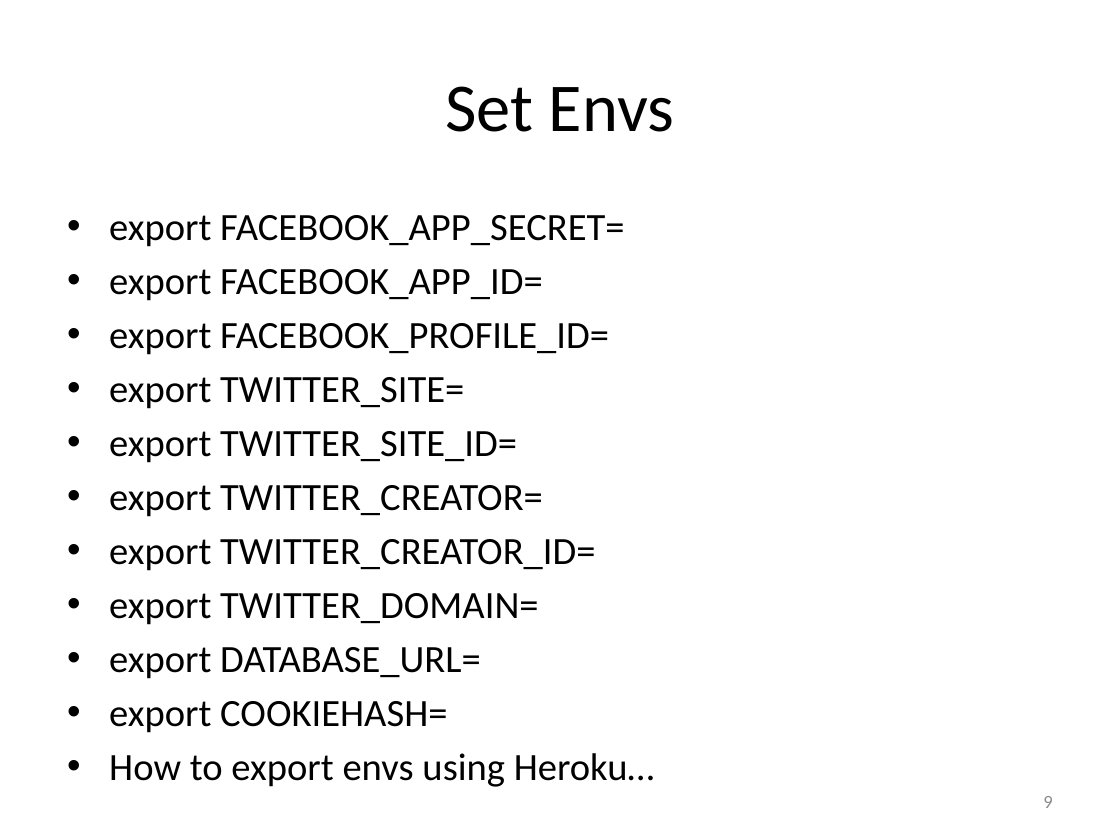
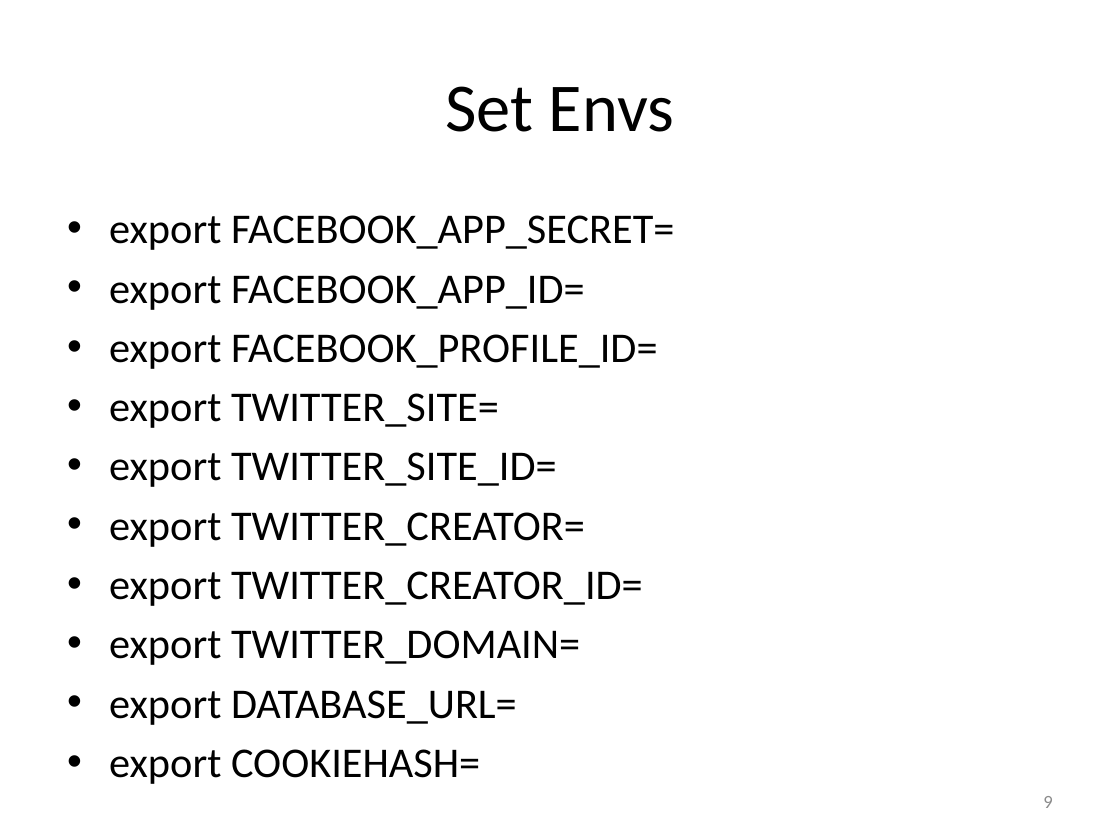
Before and after one commit to vightel/FloodMapsWorkshop, a slide deck: slide 9 of FloodMappingWorkshopII.pptx. Drawn at 1120x840 pixels with LibreOffice and Linux fonts; fonts in the diff are those of the drawing. Boxes give left, top, right and bottom in pixels: in the first picture for what was removed or moved away, otherwise in the second. Text is boxed around its words. In the diff, an @@ line names an element or a change of style, - is before the commit and + after.

```diff
--- a/FloodMappingWorkshopII.pptx
+++ b/FloodMappingWorkshopII.pptx
@@ text "export FACEBOOK_APP_SECRET=" at box(109, 215, 675, 725): size 24.8 to 27.2 pt @@
@@ text at box(109, 753, 654, 787): paragraph removed @@
-• How to export envs using Heroku…
```
Also in this commit, not shown: 7 other slides changed, 8 slides added, 9 other files.
